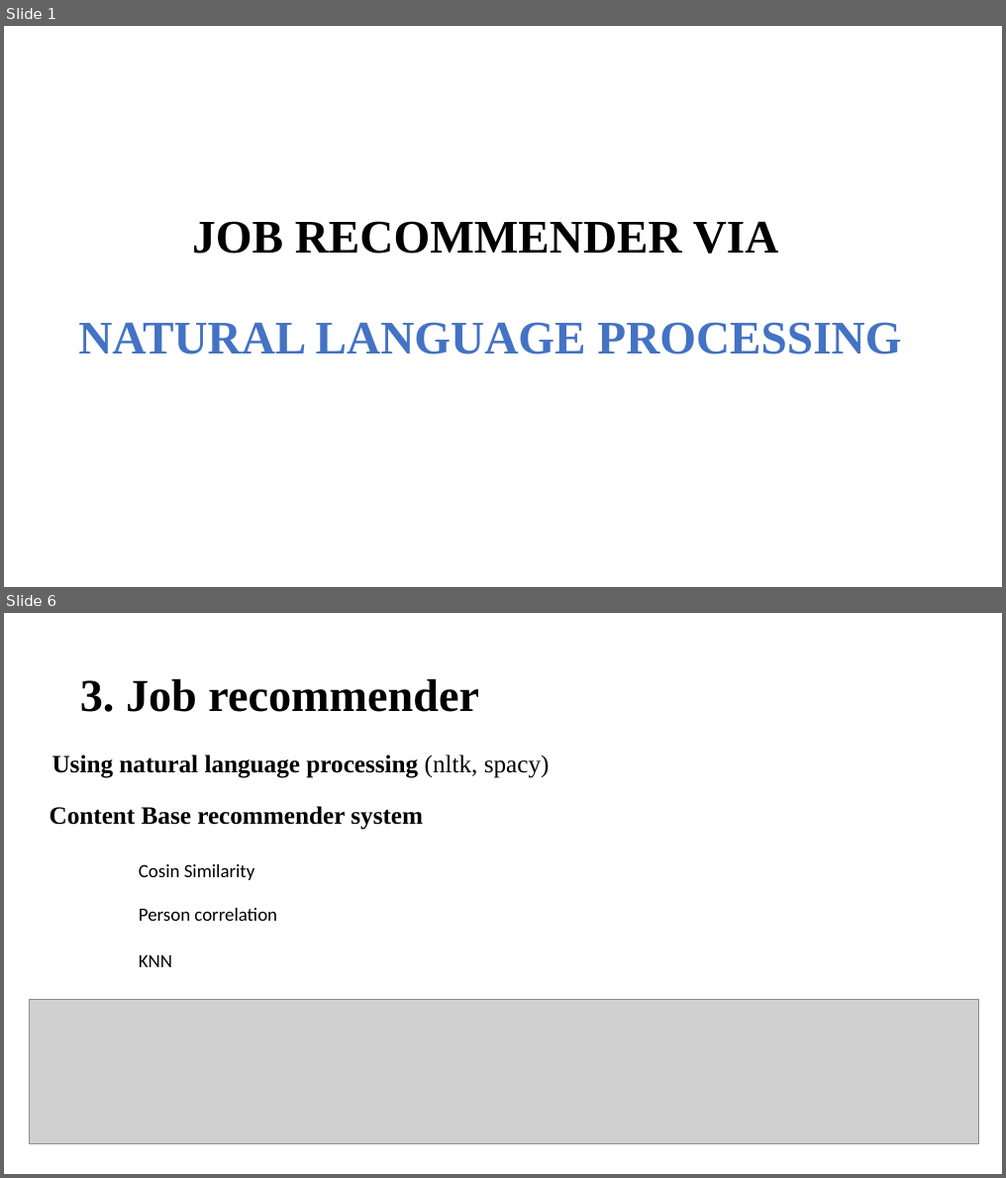
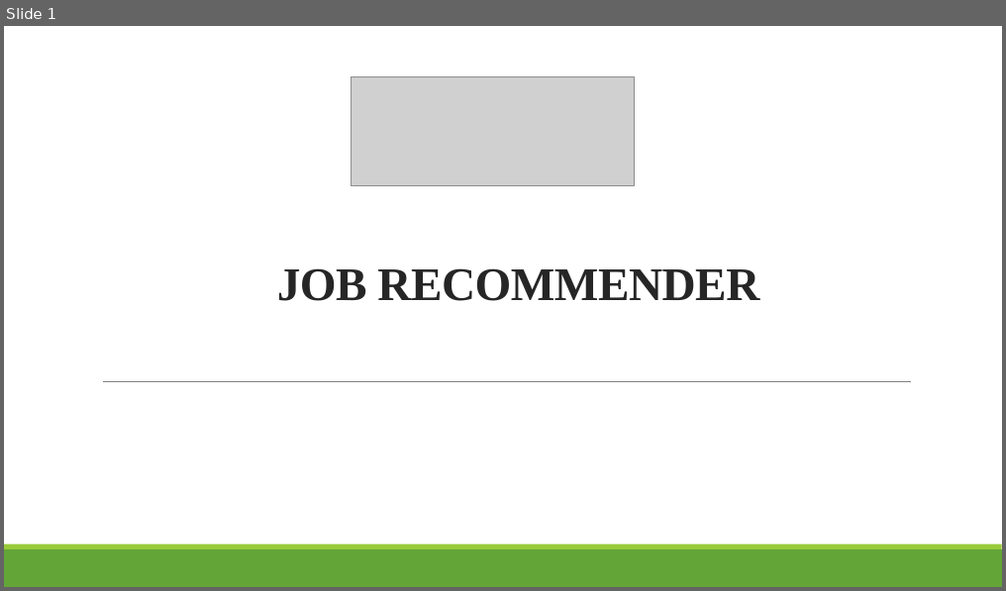
Before and after one commit to thaingoc273/Job-recommender-via-natural-language-processing, a slide deck: JOB RECOMMENDER.pptx. Shown one above the other, each under a label of ours: slides 1 and 6 before the commit, slide 1 after it; the slides between them are not shown. The pictures are 1006x1178 and 1006x591 pixels, drawn with LibreOffice and Linux fonts; fonts in the diff are those of the drawing; grey boxes stand for pictures. Boxes give left, top, right and bottom in pixels: in the first picture for what was removed or moved away, otherwise in the second. Text is boxed around its words. In the diff, an @@ line names an element or a change of style, - is before the commit and + after.

```diff
--- a/JOB RECOMMENDER.pptx
+++ b/JOB RECOMMENDER.pptx
@@ slide 6 removed at box(4, 613, 1002, 1174), background #FFFFFF @@
@@ title removed at box(80, 679, 479, 712) @@
-3. Job recommender
@@ text removed at box(53, 755, 549, 778) @@
-Using natural language processing (nltk, spacy)
@@ text removed at box(50, 806, 423, 830) @@
-Content Base recommender system
@@ text removed at box(139, 864, 255, 880) @@
-Cosin Similarity
@@ text removed at box(139, 908, 277, 921) @@
-Person correlation
@@ text removed at box(139, 956, 172, 967) @@
-KNN
@@ picture removed at box(30, 999, 979, 1145) @@
@@ slide 1 changed as well @@
@@ picture added at box(350, 76, 634, 185) @@
@@ title at box(277, 269, 759, 301): text changed; text colour #4472C4 to #262626 @@
-JOB RECOMMENDER VIA
-NATURAL LANGUAGE PROCESSING
+JOB RECOMMENDER
@@ line added from (103, 381) to (912, 381), #808080 0.5 pt @@
@@ rectangle added at box(4, 550, 1002, 587), fill #63A537 @@
@@ rectangle added at box(4, 545, 1002, 550), fill #99CB38 @@
```
Also in this commit, not shown: 2 other slides changed, 3 slides added, 2 other slides removed, 2 other files.
